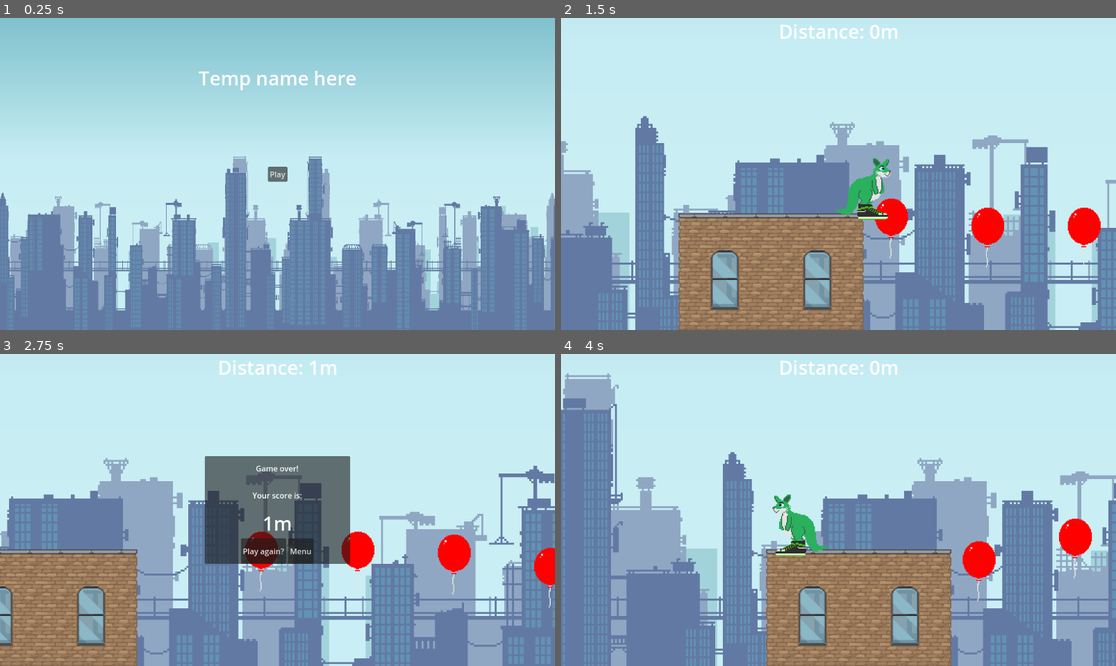
Above: before the commit, frames 1-4 (two rows, left to right).
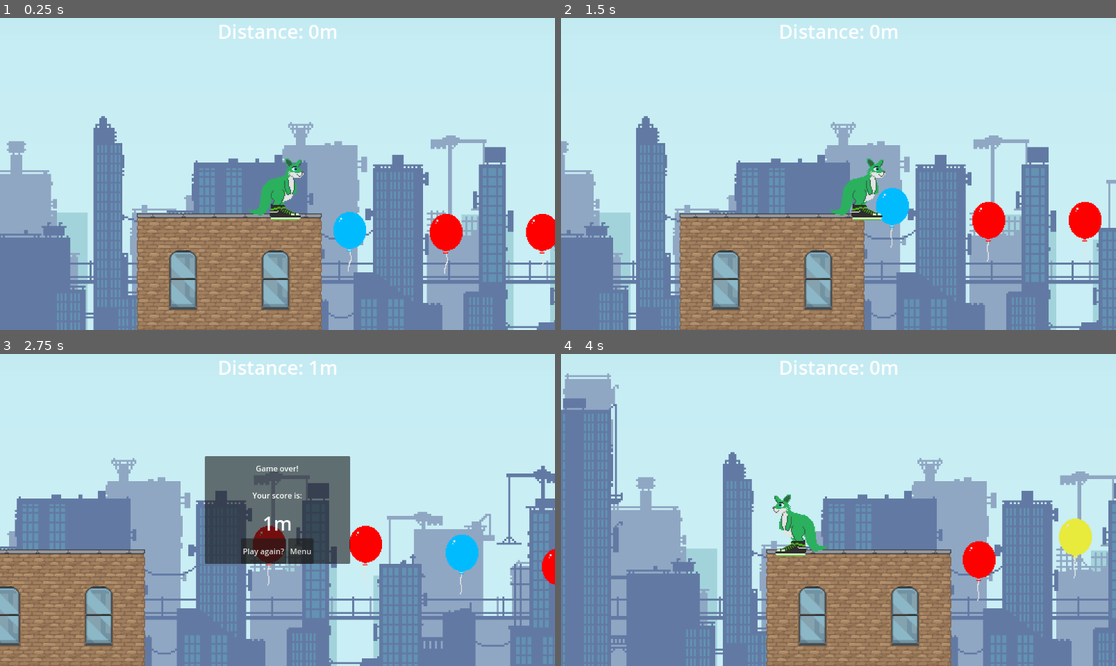
Above: after the commit, the same moments.

Repository: Cayuga007/game_jam_project
Game: Godot game, scene res://scenes/game.tscn
The game is run twice, just before and just after one commit, with the same random seed, the same clock (stepped at 60 frames per second) and the same inputs. Before the commit the project starts from res://scenes/menu.tscn.
Inputs (mouse positions are in pixels of both pictures, inside the frame that each line leads up to):
- Up to frame 1 (0.25 s): no input
- Up to frame 2 (1.5 s): click (838, 174) at 0.5 s, where only the run before the commit has a clickable "Play"; hold Right (right) from 1.28 s (still down)
- Up to frame 3 (2.75 s): keep holding Right (right); tap Up (jump) at 1.52, 2.27 s
- Up to frame 4 (4 s): release Right (right) at 2.75 s; click "Play again?" at 2.75 s; hold Left (left) from 3.53 s (still down)

The runs differ from the first frame. In frame 1, 67% of the frame differs, in the area x 0-100%, y 0-100%; in frame 2, 4.8%; in frame 3, 14%; in frame 4, 0.6%.

Commit message:
BRY Bloons

Diff:
--- a/game_jam_project/project.godot
+++ b/game_jam_project/project.godot
@@ -11,7 +11,7 @@
 [application]
 
 config/name="game_jam_project"
-run/main_scene="uid://dhke2wkovce3b"
+run/main_scene="uid://cw5544bdxjwjl"
 config/features=PackedStringArray("4.4", "Mobile")
 config/icon="res://icon.svg"
 
--- a/game_jam_project/scenes/bird.tscn
+++ b/game_jam_project/scenes/bird.tscn
@@ -71,5 +71,4 @@
 scale = Vector2(2.69544, 2.62775)
 
 [node name="CollisionShape2D" type="CollisionShape2D" parent="."]
-scale = Vector2(1, 1)
 shape = SubResource("CircleShape2D_3po83")
--- a/game_jam_project/scripts/balloon.gd
+++ b/game_jam_project/scripts/balloon.gd
@@ -10,6 +10,7 @@
 var balloon_type: BalloonType
 var rise_speed: float
 
+@onready var animated_sprite: AnimatedSprite2D = $AnimatedSprite2D
 
 func _ready() -> void:
 	var random_type = randi_range(0, 2)
@@ -17,12 +18,15 @@
 		BalloonType.RED:
 			balloon_type = BalloonType.RED
 			rise_speed = RED_SPEED
+			animated_sprite.play("Red_Bloon")
 		BalloonType.BLUE:
 			balloon_type = BalloonType.BLUE
 			rise_speed = BLUE_SPEED
+			animated_sprite.play("Blue_Bloon")
 		BalloonType.YELLOW:
 			balloon_type = BalloonType.YELLOW
 			rise_speed = YELLOW_SPEED
+			animated_sprite.play("Yellow_Bloon")
 
 
 func _process(delta: float) -> void:
Not shown: 1 places in game_jam_project/scenes/game.tscn that only renumber resources
Not shown: 1 places in game_jam_project/scenes/menu.tscn that only renumber resources
